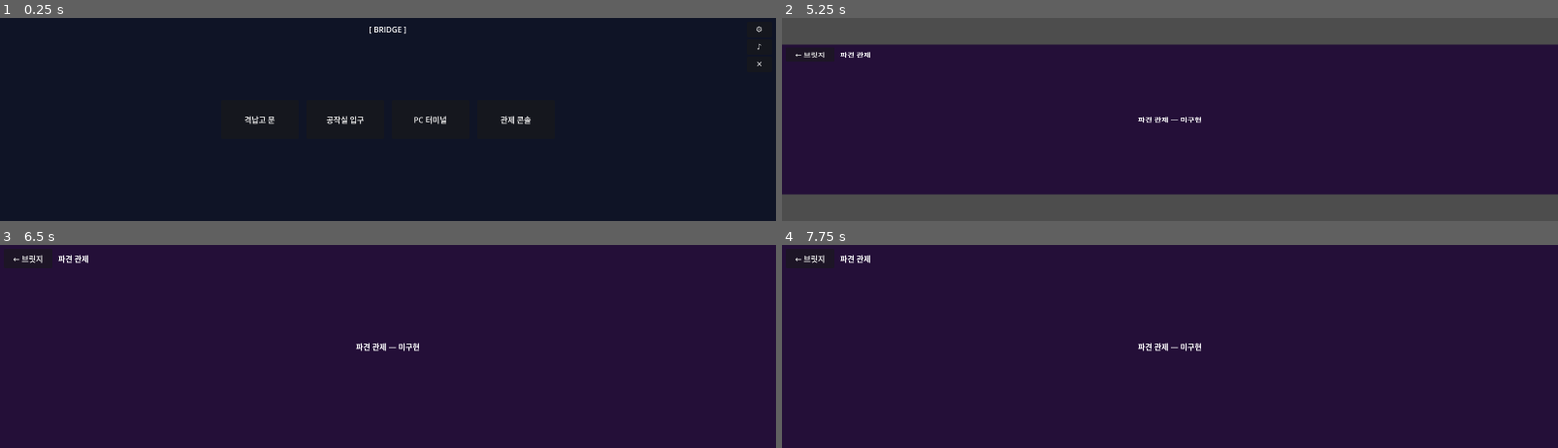
Above: before the commit, frames 1-4 (two rows, left to right).
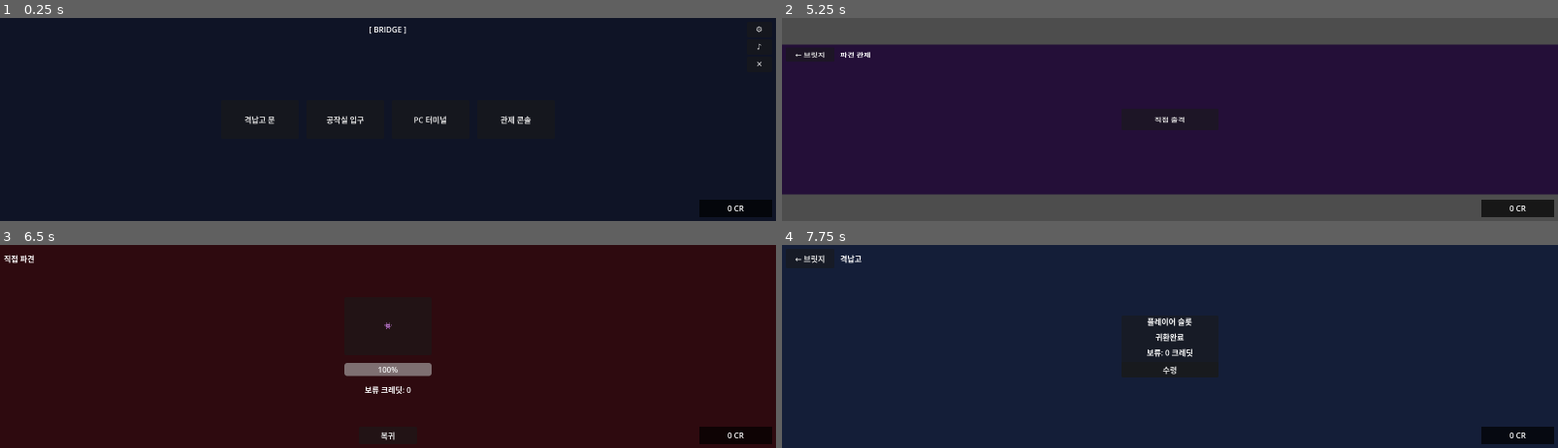
Above: after the commit, the same moments.

Repository: havergooday/dockclicker
Game: Godot game, scene res://scenes/main/main.tscn
Two runs of this game, one before a commit and one after it. Both use one fixed random seed, a clock stepped at 60 frames per second and the inputs below.
Inputs (mouse positions are in pixels of both pictures, inside the frame that each line leads up to):
- Up to frame 1 (0.25 s): no input
- Up to frame 2 (5.25 s): click "격납고 문" at 0.5 s; click "← 브릿지" at 1.25 s; click "공작실 입구" at 2 s; click "← 브릿지" at 2.75 s; click "PC 터미널" at 3.5 s; click "← 브릿지" at 4.25 s; click "관제 콘솔" at 5 s
- Up to frame 3 (6.5 s): click (388, 346) at 5.75 s, where only the run after the commit has a clickable "직접 출격"
- Up to frame 4 (7.75 s): click (1170, 326) at 6.5 s, where only the run after the commit has a clickable "👾"; click (1170, 435) at 7.25 s, where only the run after the commit has a clickable "복귀"

The runs differ from the first frame. In frame 1, 0.8% of the frame differs, in the area x 90-100%, y 89-99%; in frame 2, 1.0%; in frame 3, 100%, in the area x 0-100%, y 0-100%; in frame 4, 2.5%.

Commit message:
feat: implement direct dispatch clicker MVP loop
브릿지 → 파견 관제 → 직접 출격 → 클리커 → 복귀 → 격납고 수령 → 재화 HUD 전체 루프 구현.

- game_state.gd: pending_credits, player_status 상태머신, 관련 시그널 추가
- panel_dispatch.gd/tscn: 직접 출격 버튼, 상태 비활성화 처리
- panel_clicker.gd/tscn: 외계생물 클릭, HP 바, 크레딧 적립, 복귀 버튼
- panel_hangar.gd/tscn: 플레이어 슬롯 상태 표시, 수령 버튼
- credit_hud.gd/tscn: 상시 재화 HUD, 카운터 애니메이션, 아이콘 비행 연출

Co-Authored-By: Claude Sonnet 4.6 <noreply@anthropic.com>

Diff:
--- a/scenes/main/main.tscn
+++ b/scenes/main/main.tscn
@@ -6,6 +6,8 @@
 [ext_resource type="PackedScene" path="res://scenes/ui/panel_workshop.tscn" id="4_wshop"]
 [ext_resource type="PackedScene" path="res://scenes/ui/panel_shop.tscn" id="5_shop"]
 [ext_resource type="PackedScene" path="res://scenes/ui/panel_dispatch.tscn" id="6_dspch"]
+[ext_resource type="PackedScene" path="res://scenes/ui/panel_clicker.tscn" id="7_click"]
+[ext_resource type="PackedScene" path="res://scenes/ui/credit_hud.tscn" id="8_hud"]
 
 [node name="AppRoot" type="Control"]
 layout_mode = 3
@@ -50,3 +52,12 @@
 anchor_right = 1.0
 anchor_bottom = 1.0
 visible = false
+
+[node name="PanelClicker" parent="." instance=ExtResource("7_click")]
+layout_mode = 1
+anchors_preset = 15
+anchor_right = 1.0
+anchor_bottom = 1.0
+visible = false
+
+[node name="CreditHUD" parent="." instance=ExtResource("8_hud")]
--- /dev/null
+++ b/scenes/ui/credit_hud.tscn
@@ -0,0 +1,35 @@
+[gd_scene load_steps=2 format=3]
+
+[ext_resource type="Script" path="res://scripts/ui/credit_hud.gd" id="1_hud"]
+
+[node name="CreditHUD" type="Control"]
+layout_mode = 1
+anchor_left = 1.0
+anchor_top = 1.0
+anchor_right = 1.0
+anchor_bottom = 1.0
+offset_left = -158.0
+offset_top = -44.0
+offset_right = -8.0
+offset_bottom = -8.0
+script = ExtResource("1_hud")
+
+[node name="Background" type="ColorRect" parent="."]
+layout_mode = 1
+anchors_preset = 15
+anchor_right = 1.0
+anchor_bottom = 1.0
+grow_horizontal = 2
+grow_vertical = 2
+color = Color(0.0, 0.0, 0.0, 0.7)
+
+[node name="CreditLabel" type="Label" parent="."]
+layout_mode = 1
+anchors_preset = 15
+anchor_right = 1.0
+anchor_bottom = 1.0
+grow_horizontal = 2
+grow_vertical = 2
+text = "0 CR"
+horizontal_alignment = 1
+vertical_alignment = 1
--- /dev/null
+++ b/scenes/ui/panel_clicker.tscn
@@ -0,0 +1,78 @@
+[gd_scene load_steps=2 format=3]
+
+[ext_resource type="Script" path="res://scripts/ui/panel_clicker.gd" id="1_clicker"]
+
+[node name="PanelClicker" type="Control"]
+layout_mode = 3
+anchors_preset = 15
+anchor_right = 1.0
+anchor_bottom = 1.0
+grow_horizontal = 2
+grow_vertical = 2
+script = ExtResource("1_clicker")
+
+[node name="Background" type="ColorRect" parent="."]
+layout_mode = 1
+anchors_preset = 15
+anchor_right = 1.0
+anchor_bottom = 1.0
+grow_horizontal = 2
+grow_vertical = 2
+color = Color(0.18, 0.04, 0.06, 1)
+
+[node name="Header" type="HBoxContainer" parent="."]
+layout_mode = 1
+anchor_left = 0.0
+anchor_top = 0.0
+anchor_right = 1.0
+anchor_bottom = 0.0
+offset_left = 8.0
+offset_top = 8.0
+offset_right = -8.0
+offset_bottom = 48.0
+grow_horizontal = 2
+
+[node name="TitleLabel" type="Label" parent="Header"]
+layout_mode = 2
+size_flags_horizontal = 3
+text = "직접 파견"
+vertical_alignment = 1
+
+[node name="ContentArea" type="CenterContainer" parent="."]
+layout_mode = 1
+anchors_preset = 15
+anchor_right = 1.0
+anchor_bottom = 1.0
+grow_horizontal = 2
+grow_vertical = 2
+mouse_filter = 2
+
+[node name="VBox" type="VBoxContainer" parent="ContentArea"]
+layout_mode = 2
+theme_override_constants/separation = 16
+
+[node name="EnemyButton" type="Button" parent="ContentArea/VBox"]
+layout_mode = 2
+custom_minimum_size = Vector2(180, 120)
+text = "👾"
+
+[node name="HPBar" type="ProgressBar" parent="ContentArea/VBox"]
+layout_mode = 2
+custom_minimum_size = Vector2(180, 24)
+
+[node name="SessionLabel" type="Label" parent="ContentArea/VBox"]
+layout_mode = 2
+text = "보류 크레딧: 0"
+horizontal_alignment = 1
+
+[node name="ReturnButton" type="Button" parent="."]
+layout_mode = 1
+anchor_left = 0.5
+anchor_top = 1.0
+anchor_right = 0.5
+anchor_bottom = 1.0
+offset_left = -60.0
+offset_top = -44.0
+offset_right = 60.0
+offset_bottom = -8.0
+text = "복귀"
--- a/scenes/ui/panel_dispatch.tscn
+++ b/scenes/ui/panel_dispatch.tscn
@@ -1,6 +1,6 @@
 [gd_scene load_steps=2 format=3]
 
-[ext_resource type="Script" path="res://scripts/ui/sub_panel_base.gd" id="1_dispatch"]
+[ext_resource type="Script" path="res://scripts/ui/panel_dispatch.gd" id="1_dispatch"]
 
 [node name="PanelDispatch" type="Control"]
 layout_mode = 3
@@ -10,7 +10,6 @@
 grow_horizontal = 2
 grow_vertical = 2
 script = ExtResource("1_dispatch")
-panel_id = "dispatch"
 
 [node name="Background" type="ColorRect" parent="."]
 layout_mode = 1
@@ -54,7 +53,7 @@
 grow_vertical = 2
 mouse_filter = 2
 
-[node name="PlaceholderLabel" type="Label" parent="ContentArea"]
+[node name="DispatchButton" type="Button" parent="ContentArea"]
 layout_mode = 2
-text = "파견 관제 — 미구현"
-horizontal_alignment = 1
+custom_minimum_size = Vector2(200, 60)
+text = "직접 출격"
--- a/scenes/ui/panel_hangar.tscn
+++ b/scenes/ui/panel_hangar.tscn
@@ -1,6 +1,6 @@
 [gd_scene load_steps=2 format=3]
 
-[ext_resource type="Script" path="res://scripts/ui/sub_panel_base.gd" id="1_hangar"]
+[ext_resource type="Script" path="res://scripts/ui/panel_hangar.gd" id="1_hangar"]
 
 [node name="PanelHangar" type="Control"]
 layout_mode = 3
@@ -10,7 +10,6 @@
 grow_horizontal = 2
 grow_vertical = 2
 script = ExtResource("1_hangar")
-panel_id = "hangar"
 
 [node name="Background" type="ColorRect" parent="."]
 layout_mode = 1
@@ -54,7 +53,31 @@
 grow_vertical = 2
 mouse_filter = 2
 
-[node name="PlaceholderLabel" type="Label" parent="ContentArea"]
+[node name="PlayerSlot" type="PanelContainer" parent="ContentArea"]
 layout_mode = 2
-text = "격납고 — 미구현"
+custom_minimum_size = Vector2(200, 120)
+
+[node name="VBox" type="VBoxContainer" parent="ContentArea/PlayerSlot"]
+layout_mode = 2
+theme_override_constants/separation = 8
+
+[node name="SlotTitle" type="Label" parent="ContentArea/PlayerSlot/VBox"]
+layout_mode = 2
+text = "플레이어 슬롯"
 horizontal_alignment = 1
+
+[node name="StatusLabel" type="Label" parent="ContentArea/PlayerSlot/VBox"]
+layout_mode = 2
+text = "대기중"
+horizontal_alignment = 1
+
+[node name="RewardLabel" type="Label" parent="ContentArea/PlayerSlot/VBox"]
+layout_mode = 2
+text = ""
+horizontal_alignment = 1
+visible = false
+
+[node name="CollectButton" type="Button" parent="ContentArea/PlayerSlot/VBox"]
+layout_mode = 2
+text = "수령"
+visible = false
--- a/scripts/autoload/game_state.gd
+++ b/scripts/autoload/game_state.gd
@@ -1,4 +1,37 @@
 extends Node
 
 var layout_mode := "horizontal"
-var total_credits := 0
+var total_credits: int = 0
+var pending_credits: int = 0
+var player_status: String = "idle"  # idle / on_mission / returned
+
+signal credits_changed(new_total: int)
+signal credits_collected(amount: int, from_global_pos: Vector2)
+signal player_status_changed(status: String)
+
+
+func start_direct_dispatch() -> void:
+	player_status = "on_mission"
+	pending_credits = 0
+	player_status_changed.emit(player_status)
+
+
+func return_from_dispatch() -> void:
+	player_status = "returned"
+	player_status_changed.emit(player_status)
+
+
+func add_pending_credit(amount: int) -> void:
+	pending_credits += amount
+
+
+func collect_player_credits(from_global_pos: Vector2) -> void:
+	if player_status != "returned" or pending_credits <= 0:
+		return
+	var amount := pending_credits
+	total_credits += amount
+	pending_credits = 0
+	player_status = "idle"
+	player_status_changed.emit(player_status)
+	credits_changed.emit(total_credits)
+	credits_collected.emit(amount, from_global_pos)
--- /dev/null
+++ b/scripts/ui/credit_hud.gd
@@ -0,0 +1,31 @@
+extends Control
+
+var _displayed_value: int = 0
+
+@onready var credit_label: Label = $CreditLabel
+
+func _ready() -> void:
+	GameState.credits_changed.connect(_on_credits_changed)
+	GameState.credits_collected.connect(_on_credits_collected)
+	_displayed_value = GameState.total_credits
+	credit_label.text = "%d CR" % _displayed_value
+
+func _on_credits_changed(new_total: int) -> void:
+	var tween := create_tween()
+	tween.tween_method(
+		func(v: float): credit_label.text = "%d CR" % int(v),
+		float(_displayed_value), float(new_total), 0.5
+	)
+	_displayed_value = new_total
+
+func _on_credits_collected(amount: int, from_global_pos: Vector2) -> void:
+	var fly := Label.new()
+	fly.text = "+%d" % amount
+	fly.add_theme_color_override("font_color", Color(1.0, 0.85, 0.0))
+	fly.z_index = 100
+	get_parent().add_child(fly)
+	fly.global_position = from_global_pos
+	var target := get_global_rect().get_center()
+	var tween := fly.create_tween()
+	tween.tween_property(fly, "global_position", target, 0.5).set_ease(Tween.EASE_IN).set_trans(Tween.TRANS_QUAD)
+	tween.tween_callback(fly.queue_free)
--- /dev/null
+++ b/scripts/ui/panel_clicker.gd
@@ -0,0 +1,50 @@
+extends Control
+
+const BASE_HP := 20
+const CLICK_DAMAGE := 1
+const CREDIT_PER_KILL := 10
+
+var _enemy_hp: int = 0
+
+@onready var enemy_button: Button = $ContentArea/VBox/EnemyButton
+@onready var hp_bar: ProgressBar = $ContentArea/VBox/HPBar
+@onready var session_label: Label = $ContentArea/VBox/SessionLabel
+@onready var return_button: Button = $ReturnButton
+
+func _ready() -> void:
+	PanelManager.register_panel("clicker", self)
+	enemy_button.pressed.connect(_on_enemy_clicked)
+	return_button.pressed.connect(_on_return_pressed)
+	PanelManager.panel_changed.connect(_on_panel_changed)
+
+func _input(event: InputEvent) -> void:
+	if not visible:
+		return
+	if event.is_action_pressed("ui_cancel"):
+		_on_return_pressed()
+		get_viewport().set_input_as_handled()
+
+func _on_panel_changed(panel_id: String) -> void:
+	if panel_id == "clicker":
+		_spawn_enemy()
+
+func _spawn_enemy() -> void:
+	_enemy_hp = BASE_HP
+	_refresh_display()
+
+func _on_enemy_clicked() -> void:
+	_enemy_hp -= CLICK_DAMAGE
+	if _enemy_hp <= 0:
+		GameState.add_pending_credit(CREDIT_PER_KILL)
+		_spawn_enemy()
+	else:
+		_refresh_display()
+
+func _refresh_display() -> void:
+	hp_bar.max_value = BASE_HP
+	hp_bar.value = _enemy_hp
+	session_label.text = "보류 크레딧: %d" % GameState.pending_credits
+
+func _on_return_pressed() -> void:
+	GameState.return_from_dispatch()
+	PanelManager.show_panel("hangar")
--- /dev/null
+++ b/scripts/ui/panel_dispatch.gd
@@ -0,0 +1,17 @@
+extends Control
+
+@onready var back_button: Button = $Header/BackButton
+@onready var dispatch_button: Button = $ContentArea/DispatchButton
+
+func _ready() -> void:
+	PanelManager.register_panel("dispatch", self)
+	back_button.pressed.connect(func(): PanelManager.show_bridge())
+	dispatch_button.pressed.connect(_on_dispatch_pressed)
+	GameState.player_status_changed.connect(_on_player_status_changed)
+
+func _on_dispatch_pressed() -> void:
+	GameState.start_direct_dispatch()
+	PanelManager.show_panel("clicker")
+
+func _on_player_status_changed(status: String) -> void:
+	dispatch_button.disabled = status != "idle"
--- /dev/null
+++ b/scripts/ui/panel_hangar.gd
@@ -0,0 +1,35 @@
+extends Control
+
+@onready var back_button: Button = $Header/BackButton
+@onready var status_label: Label = $ContentArea/PlayerSlot/VBox/StatusLabel
+@onready var reward_label: Label = $ContentArea/PlayerSlot/VBox/RewardLabel
+@onready var collect_button: Button = $ContentArea/PlayerSlot/VBox/CollectButton
+
+func _ready() -> void:
+	PanelManager.register_panel("hangar", self)
+	back_button.pressed.connect(func(): PanelManager.show_bridge())
+	collect_button.pressed.connect(_on_collect_pressed)
+	GameState.player_status_changed.connect(_on_player_status_changed)
+	_refresh_slot()
+
+func _on_player_status_changed(_status: String) -> void:
+	_refresh_slot()
+
+func _refresh_slot() -> void:
+	match GameState.player_status:
+		"idle":
+			status_label.text = "대기중"
+			reward_label.visible = false
+			collect_button.visible = false
+		"on_mission":
+			status_label.text = "임무중"
+			reward_label.visible = false
+			collect_button.visible = false
+		"returned":
+			status_label.text = "귀환완료"
+			reward_label.text = "보류: %d 크레딧" % GameState.pending_credits
+			reward_label.visible = true
+			collect_button.visible = true
+
+func _on_collect_pressed() -> void:
+	GameState.collect_player_credits(collect_button.get_global_rect().get_center())
Not shown: 1 places in scenes/main/main.tscn that only renumber resources
Not shown, changed: docs/current-priorities.md
Not shown, changed: docs/implemented-features.md
Not shown, changed: docs/missing-features.md
